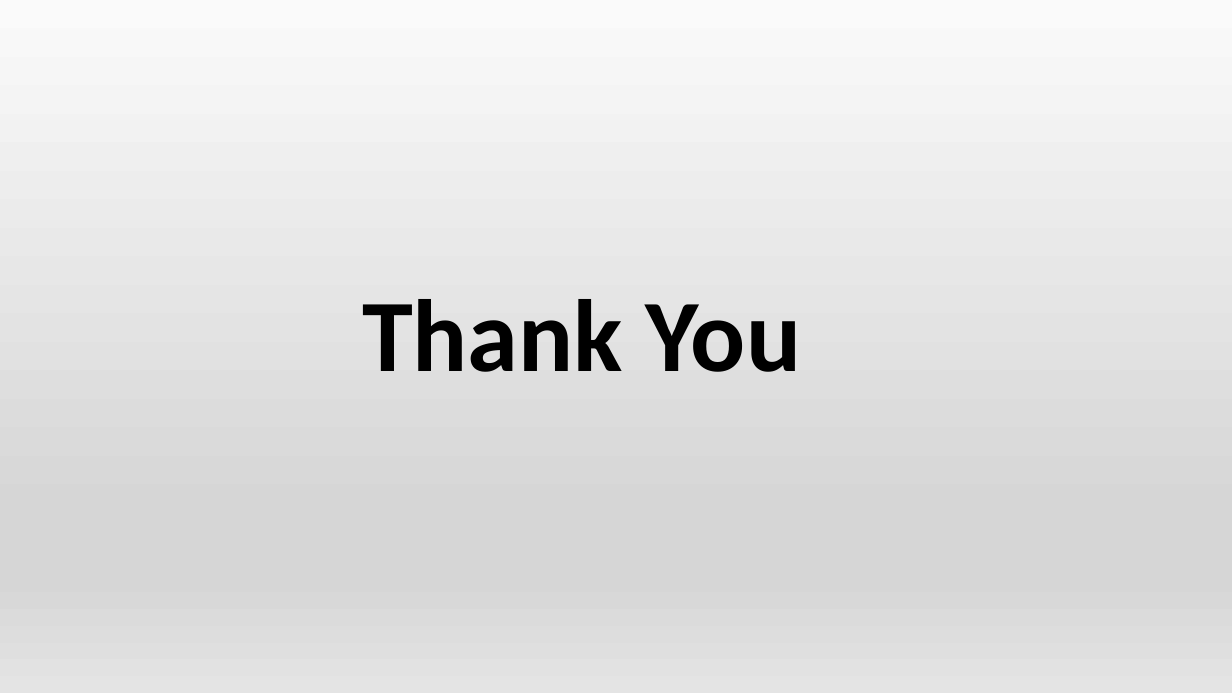
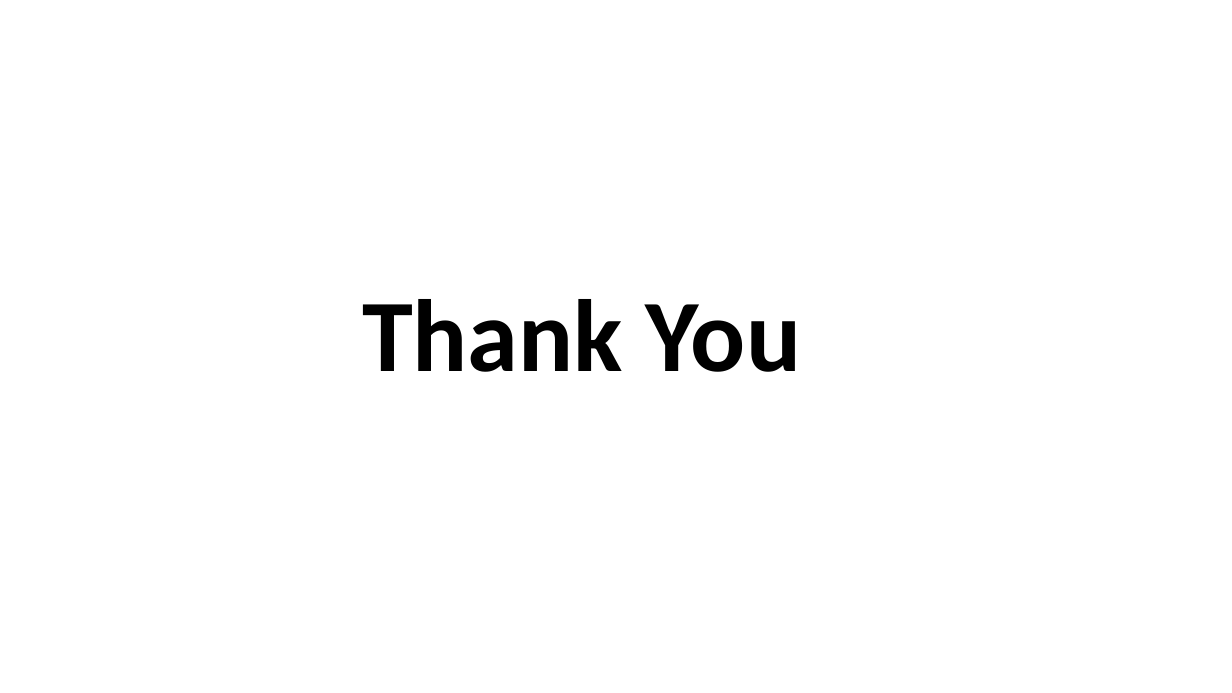
Before and after one commit to shaongitbd/socialz, a slide deck: slide 12 of Database Project.pptx. Drawn at 1232x693 pixels with LibreOffice and Linux fonts; fonts in the diff are those of the drawing. Boxes give left, top, right and bottom in pixels: in the first picture for what was removed or moved away, otherwise in the second. Text is boxed around its words. In the diff, an @@ line names an element or a change of style, - is before the commit and + after.

```diff
--- a/Database Project.pptx
+++ b/Database Project.pptx
@@ background gradient #FAFAFA to #D7D7D7 to #E4E4E4 to #FFFFFF @@
```
Also in this commit, not shown: 6 other slides changed, 1 slide added, 1 slide removed, 2 other files.
